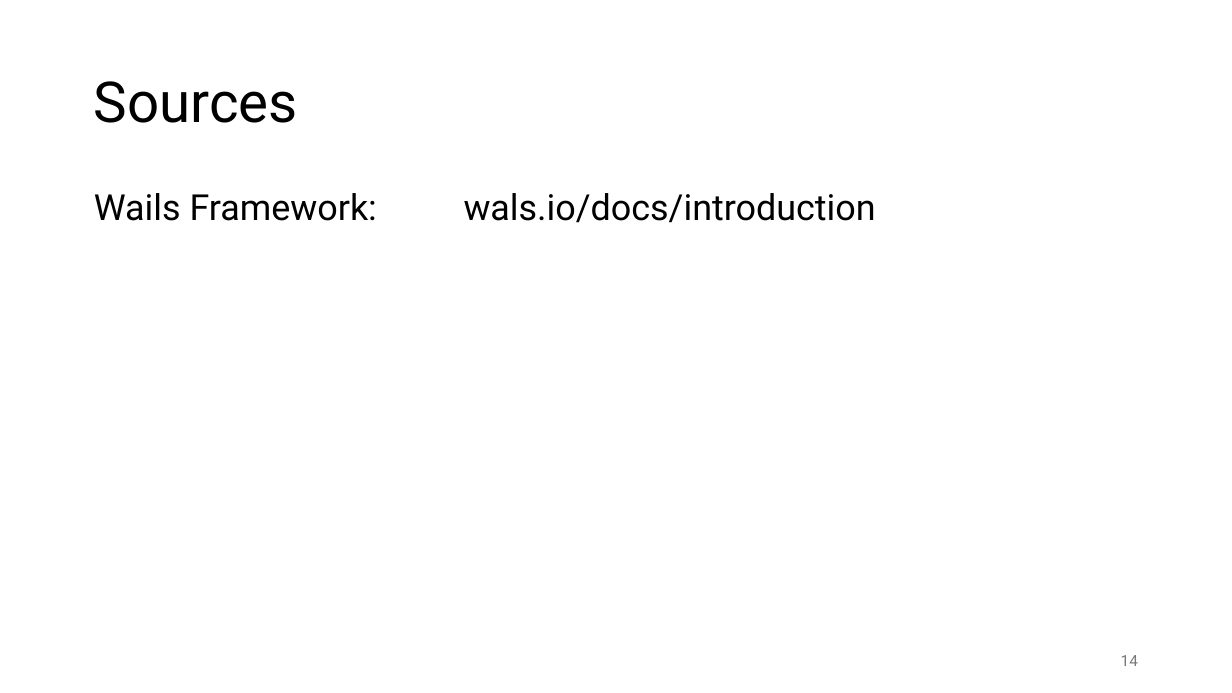
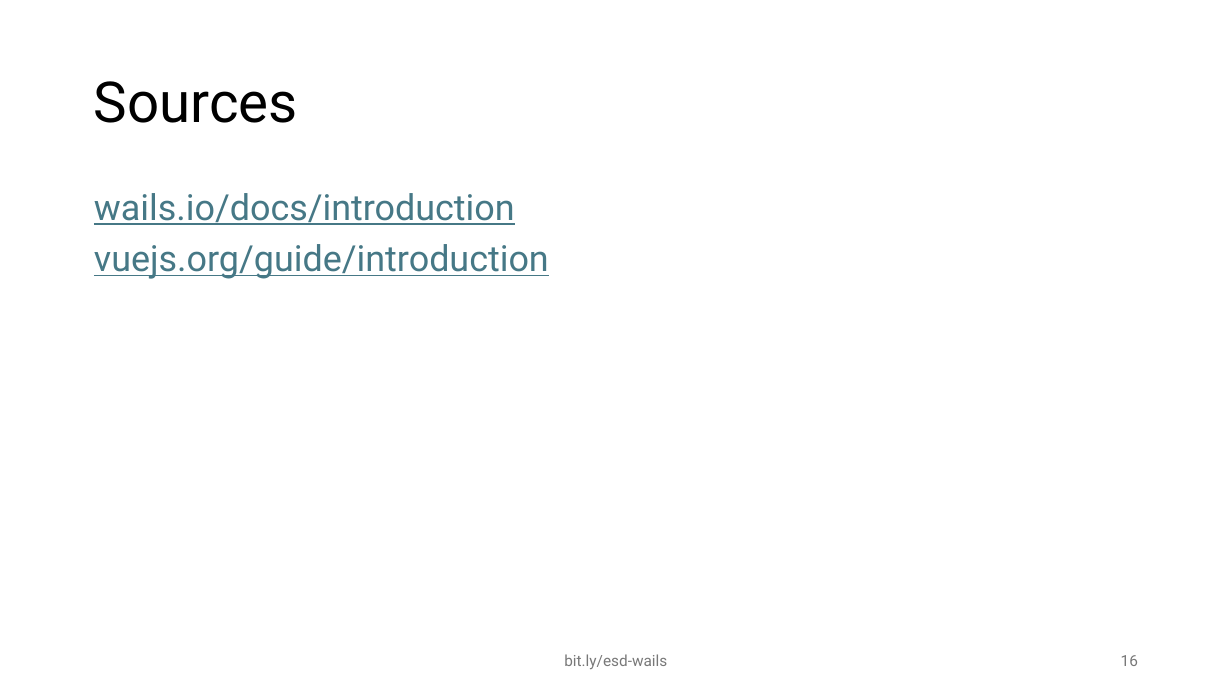
Before and after one commit to hiphof/esd-2024-wailsvue, a slide deck: slide 16 of presentation/Wails-Vue_Presentation.pptx (slide 14 before the commit). Drawn at 1232x693 pixels with LibreOffice and Linux fonts; fonts in the diff are those of the drawing. Boxes give left, top, right and bottom in pixels: in the first picture for what was removed or moved away, otherwise in the second. Text is boxed around its words. In the diff, an @@ line names an element or a change of style, - is before the commit and + after.

```diff
--- a/presentation/Wails-Vue_Presentation.pptx
+++ b/presentation/Wails-Vue_Presentation.pptx
@@ text at <box>94,193,549,279</box>: text changed; text colour #000000 to #467886 @@
-Wails Framework: wals.io/docs/introduction
+wails.io/docs/introduction
+vuejs.org/guide/introduction
@@ text added at <box>564,654,667,669</box>, 12 pt, text #797979 @@
+bit.ly/esd-wails
@@ page number at <box>1121,655,1138,666</box>: text changed @@
-14
+16
```
Also in this commit, not shown: 5 other slides changed, 10 slides added, 8 slides removed, 1 other file.
